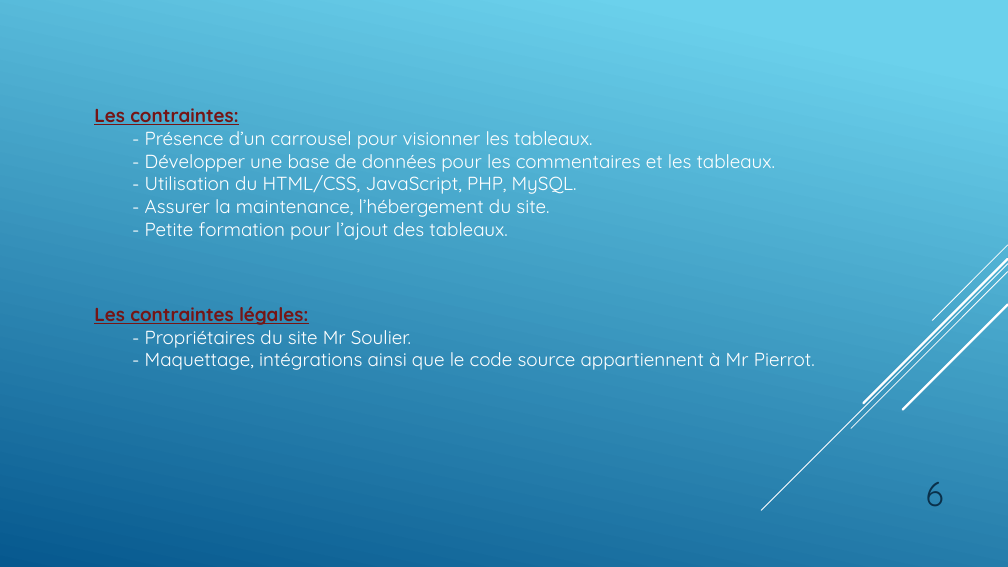
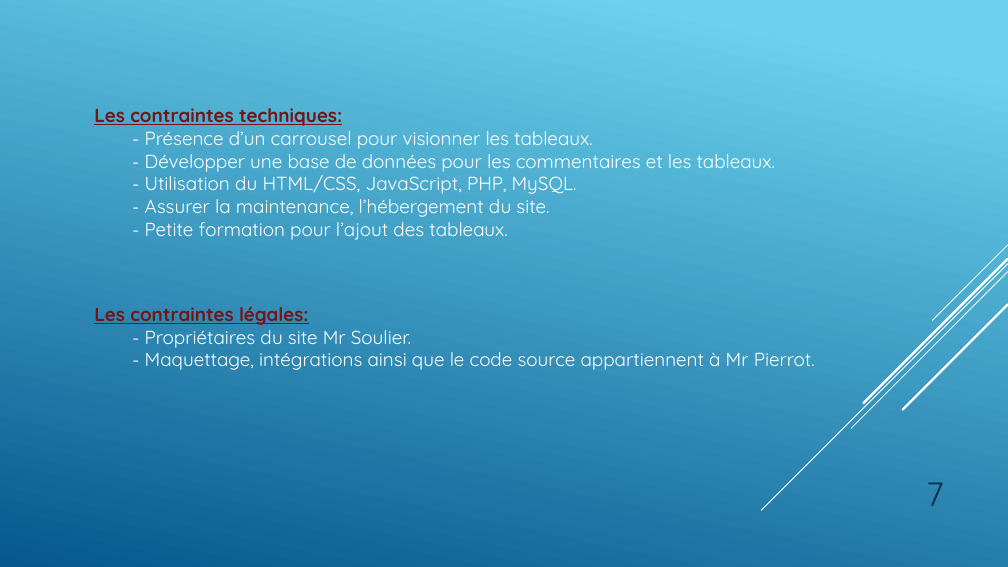
Before and after one commit to GillesP-dev/FilRouge, a slide deck: slide 7 of CDC/L_artiste.pptx (slide 6 before the commit). Drawn at 1008x567 pixels with LibreOffice and Linux fonts; fonts in the diff are those of the drawing. Boxes give left, top, right and bottom in pixels: in the first picture for what was removed or moved away, otherwise in the second. Text is boxed around its words. In the diff, an @@ line names an element or a change of style, - is before the commit and + after.

```diff
--- a/CDC/L_artiste.pptx
+++ b/CDC/L_artiste.pptx
@@ text at (x1=94, y1=108, x2=342, y2=126): text changed @@
-Les contraintes:
+Les contraintes techniques:
@@ page number at (x1=926, y1=482, x2=943, y2=506): text changed @@
-6
+7
```
Also in this commit, not shown: 1 other slide changed, 3 slides added, 7 other files.
